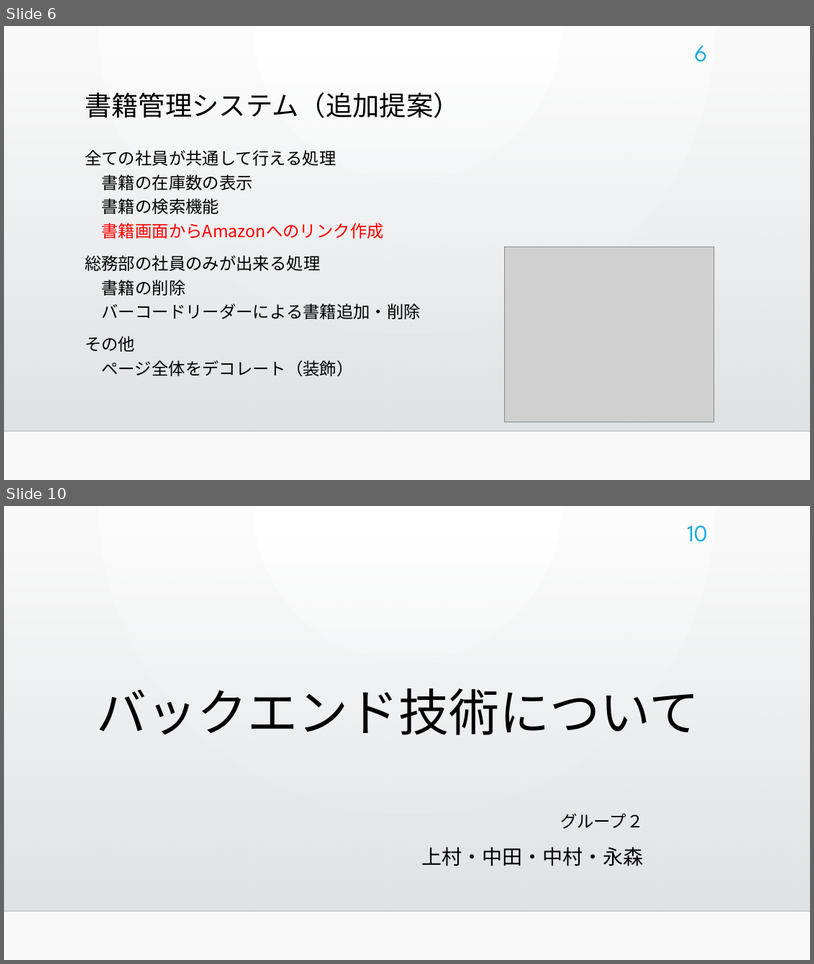
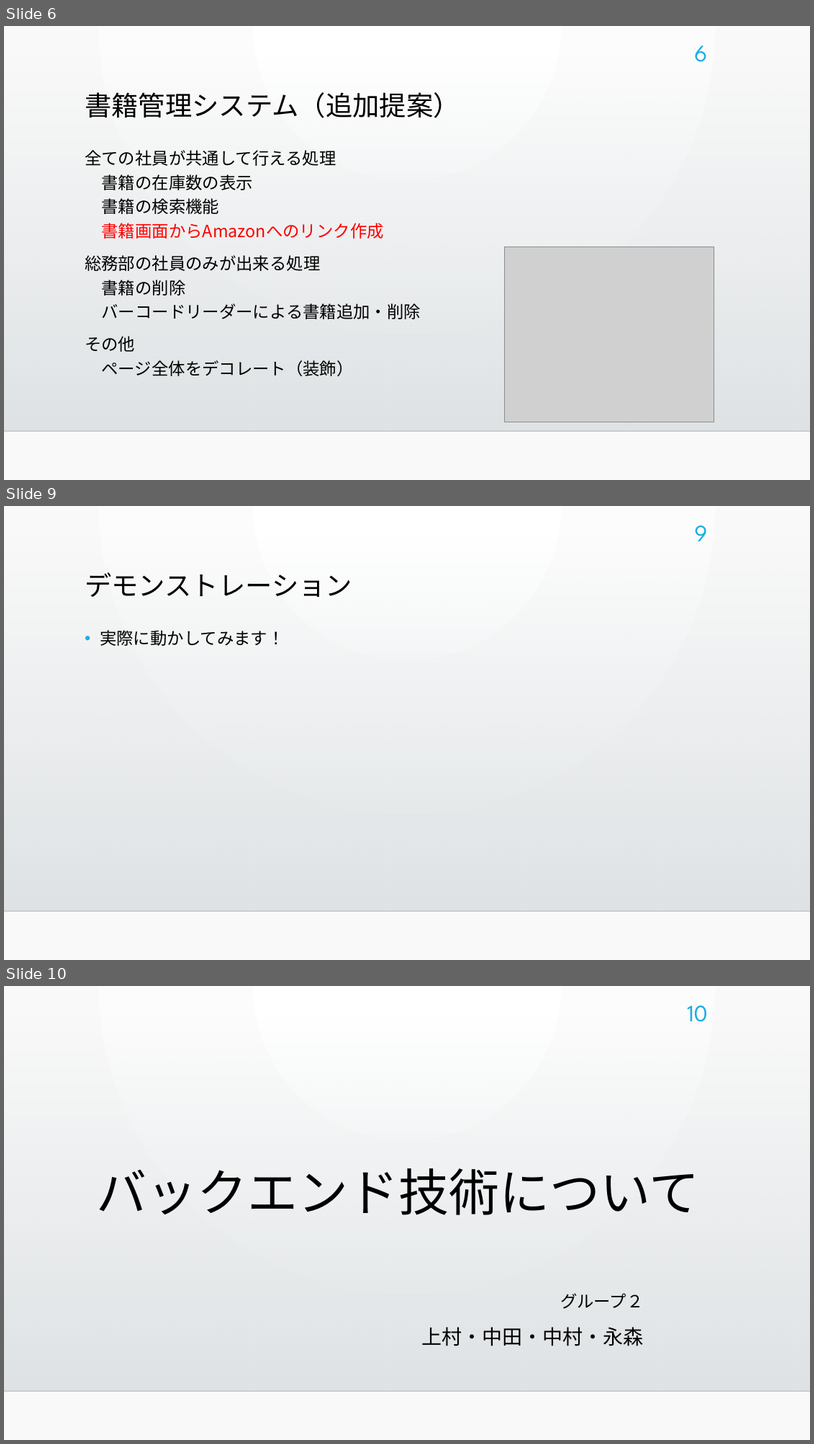
Before and after one commit to bicity2/ICT_GP, a slide deck: 00_参照ファイル/10_管理/書籍管理システム.pptx. Shown one above the other, each under a label of ours: slides 6 and 10 before the commit, slides 6, 9 and 10 after it; the slides between them are not shown. The pictures are 814x964 and 814x1444 pixels, drawn with LibreOffice and Linux fonts; fonts in the diff are those of the drawing; grey boxes stand for pictures; background and template pictures are left out. Boxes give left, top, right and bottom in pixels: in the first picture for what was removed or moved away, otherwise in the second. Text is boxed around its words. In the diff, an @@ line names an element or a change of style, - is before the commit and + after.

```diff
--- a/00_参照ファイル/10_管理/書籍管理システム.pptx
+++ b/00_参照ファイル/10_管理/書籍管理システム.pptx
@@ slide 9 added at [4,506,810,960], background gradient #FFFFFF to #FAFAFA; not listed: 2 template elements that a slide beside it also shows @@
@@ page number added at [694,525,707,541], 28 pt, text #1CADE4 @@
+9
@@ title added at [85,572,352,597], 32 pt, text #000000 @@
+デモンストレーション
@@ text added at [100,630,284,646], 20 pt, text #000000 @@
+• 実際に動かしてみます！
```
Also in this commit, not shown: 5 slides changed, 4 other slides added, 1 slide removed.
